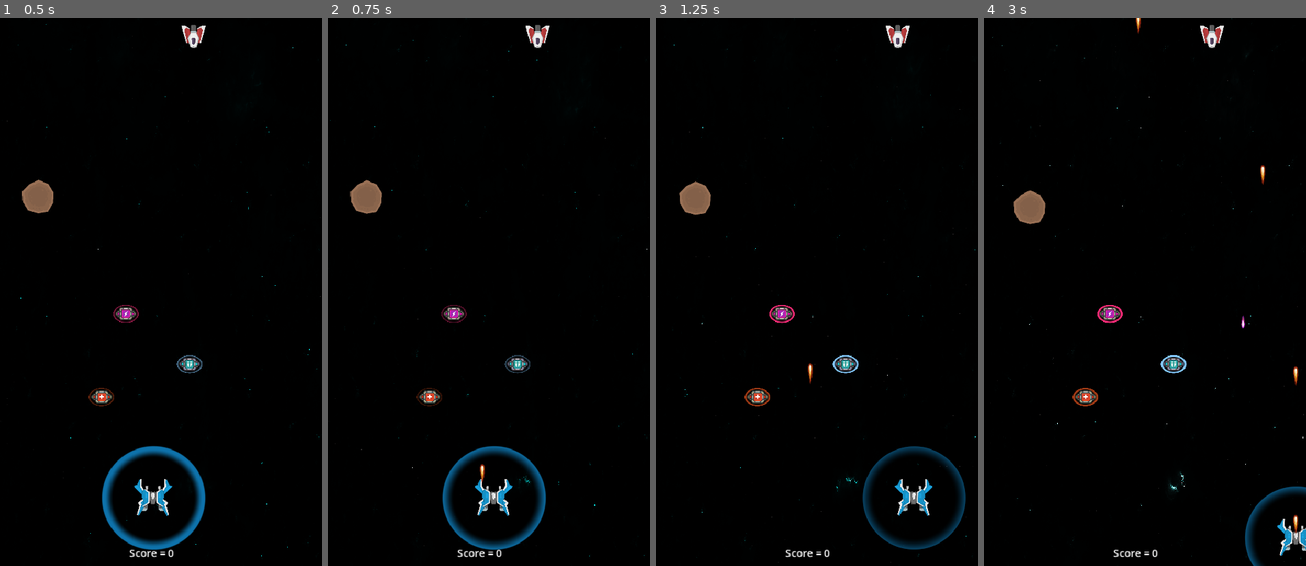
Above: before the commit, frames 1-4 (left to right).
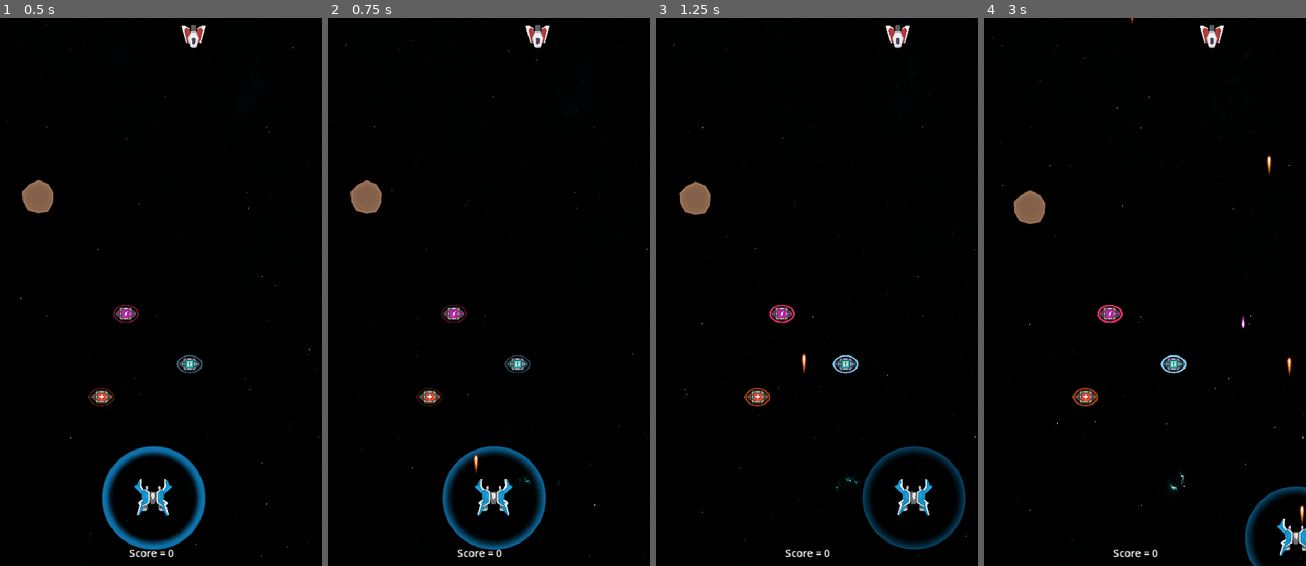
Above: after the commit, the same moments.

Repository: MauroCastro1705/Juego-motores
Game: Godot game, scene res://niveles/nivel-1.tscn
Two runs of this game, one before a commit and one after it. Both use one fixed random seed, a clock stepped at 60 frames per second and the inputs below.
Inputs:
- Up to frame 1 (0.5 s): no input
- Up to frame 2 (0.75 s): hold Right (derecha) from 0.53 s (still down); tap Space (disparar) at 0.6 s
- Up to frame 3 (1.25 s): keep holding Right (derecha)
- Up to frame 4 (3 s): release Right (derecha) at 1.28 s; hold S (abajo) 1.28-2.03 s; tap Space (disparar) at 1.35, 2.1, 2.85 s; hold Right (derecha) 2.03-2.78 s; hold W (arriba) from 2.78 s (still down)

Frame 1 is identical in both runs. In frame 2, less than 0.1% of the frame differs, in the area x 45-49%, y 79-85%; in frame 3, less than 0.1%; in frame 4, 0.3%, in the area x 45-100%, y 0-95%.

Commit message:
cañones player

Diff:
--- a/jugador/jugador.gd
+++ b/jugador/jugador.gd
@@ -6,8 +6,9 @@
 @export var vida_player:int = 3
 @export var vida_escudo:int = 1
 
-@onready var marker = $Marker2D #para instanciar balas
-@onready var marker2 = $Marker2D2
+@onready var cañon1 = $Marker2D #para instanciar balas
+@onready var cañon2 = $Marker2D2
+var usar_cañon1 := true
 @onready var timer_escudo = $Timer_escudo
 @onready var area_escudo = $escudo
 var tiempo_recarga_escudo:float = 5.0
@@ -45,10 +46,16 @@
 		_disparar_balas()
 
 func _disparar_balas():
-	if bala_player:
-		var bala = bala_player.instantiate()
-		bala.global_position = global_position
-		get_tree().current_scene.add_child(bala)
+	var bala = bala_player.instantiate()
+	var salida : Marker2D
+	if usar_cañon1:
+		salida = cañon1
+	else:
+		salida = cañon2
+	bala.global_position = salida.global_position
+	get_tree().current_scene.add_child(bala)
+	# Cambiar para el siguiente disparo
+	usar_cañon1 = not usar_cañon1
 
 ##ESCUDO·····
 func _on_timer_timeout() -> void:
